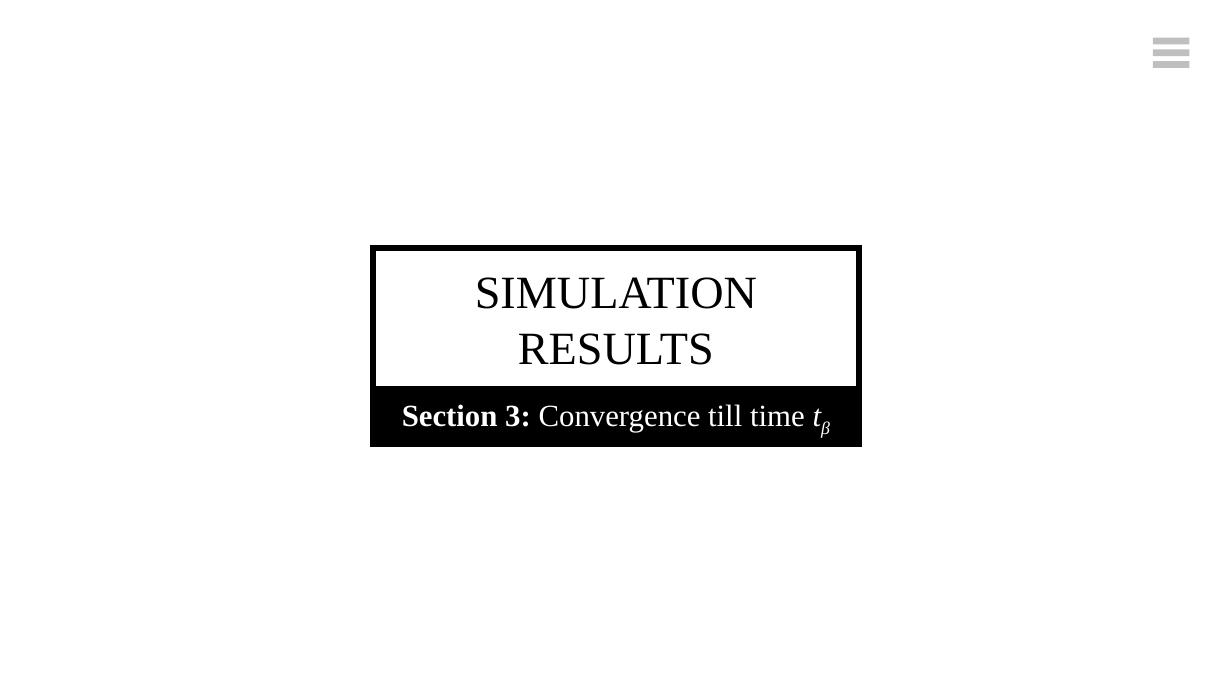
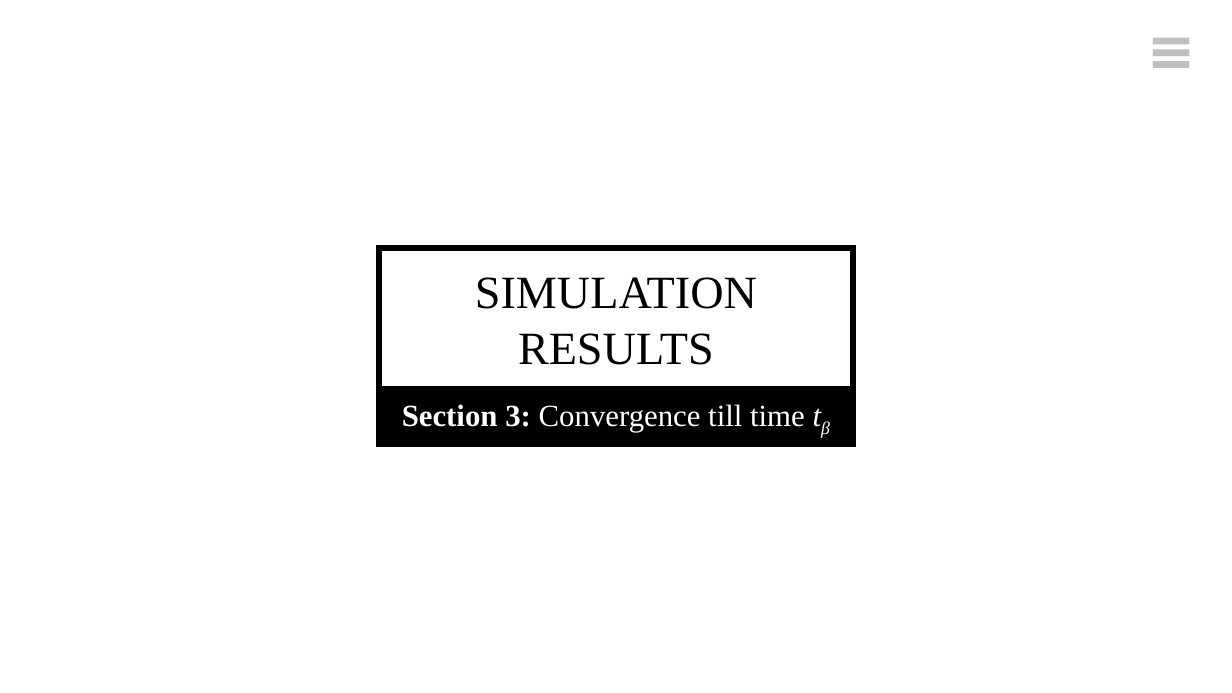
Before and after one commit to prabal1997/Probability, a slide deck: slide 14 of project_4/final_presentation.pptx (slide 11 before the commit). Drawn at 1232x693 pixels with LibreOffice and Linux fonts; fonts in the diff are those of the drawing. Boxes give left, top, right and bottom in pixels: in the first picture for what was removed or moved away, otherwise in the second. Text is boxed around its words. In the diff, an @@ line names an element or a change of style, - is before the commit and + after.

```diff
--- a/project_4/final_presentation.pptx
+++ b/project_4/final_presentation.pptx
@@ rectangle: place and size @@
-rectangle at (373,249,860,390)
+rectangle at (379,249,853,390)
@@ rectangle "Section 3: Convergence till time ...": place and size @@
-rectangle "Section 3: Convergence till time ..." at (373,389,860,445)
+rectangle "Section 3: Convergence till time ..." at (379,389,853,445)
```
Also in this commit, not shown: 7 other slides changed, 8 slides added, 1 slide removed, 14 other files.
